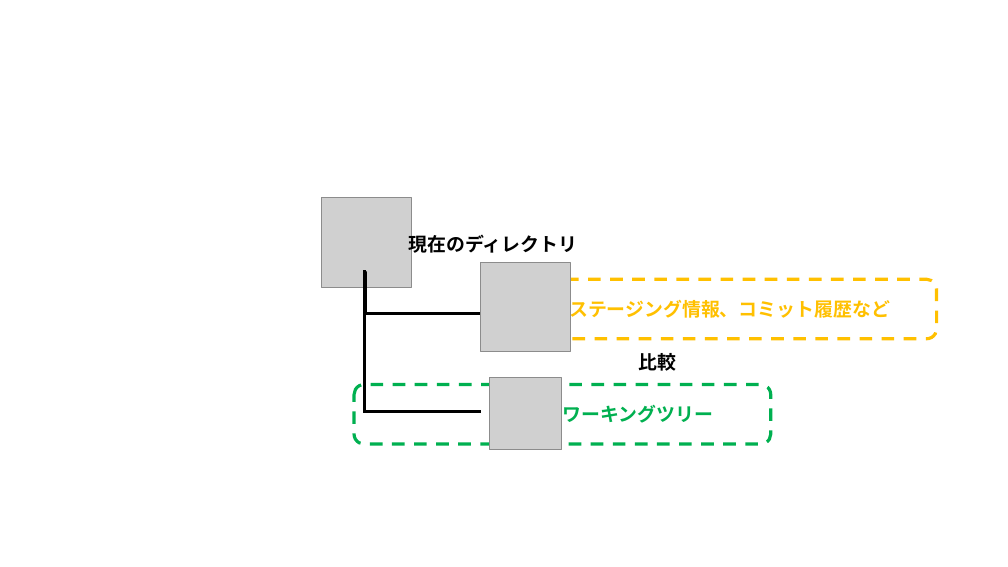
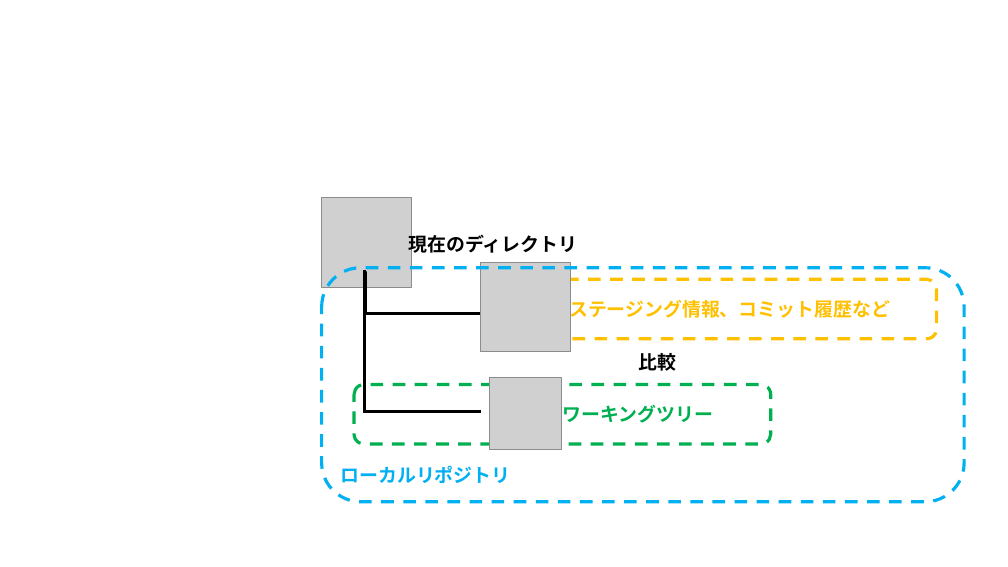
Before and after one commit to nishida2073/ai_navive, a slide deck: slide 28 of 01_テキスト/Git入門_図.pptx. Drawn at 1008x567 pixels with LibreOffice and Linux fonts; fonts in the diff are those of the drawing; grey boxes stand for pictures. Boxes give left, top, right and bottom in pixels: in the first picture for what was removed or moved away, otherwise in the second. Text is boxed around its words. In the diff, an @@ line names an element or a change of style, - is before the commit and + after.

```diff
--- a/01_テキスト/Git入門_図.pptx
+++ b/01_テキスト/Git入門_図.pptx
@@ rounded rectangle added at [322,268,965,502], outline #00B0F0 3 pt dashed, 18 pt, text #00B0F0, bold @@
+ローカルリポジトリ
```
Also in this commit, not shown: 10 other slides changed, 1 slide added, 1 other file.
